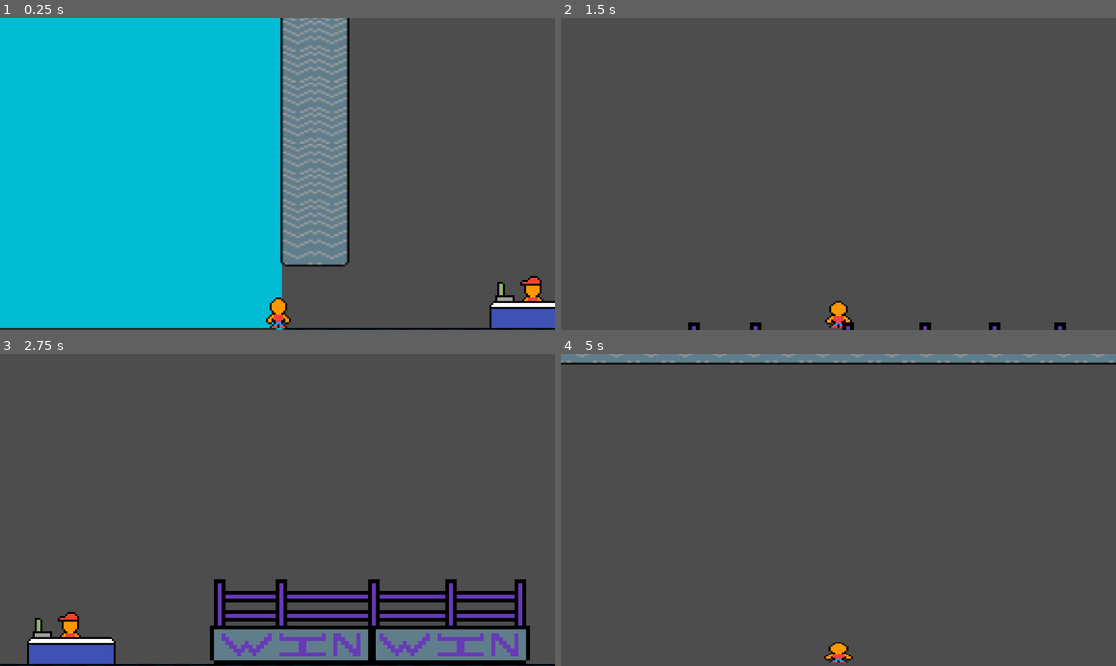
Above: before the commit, frames 1-4 (two rows, left to right).
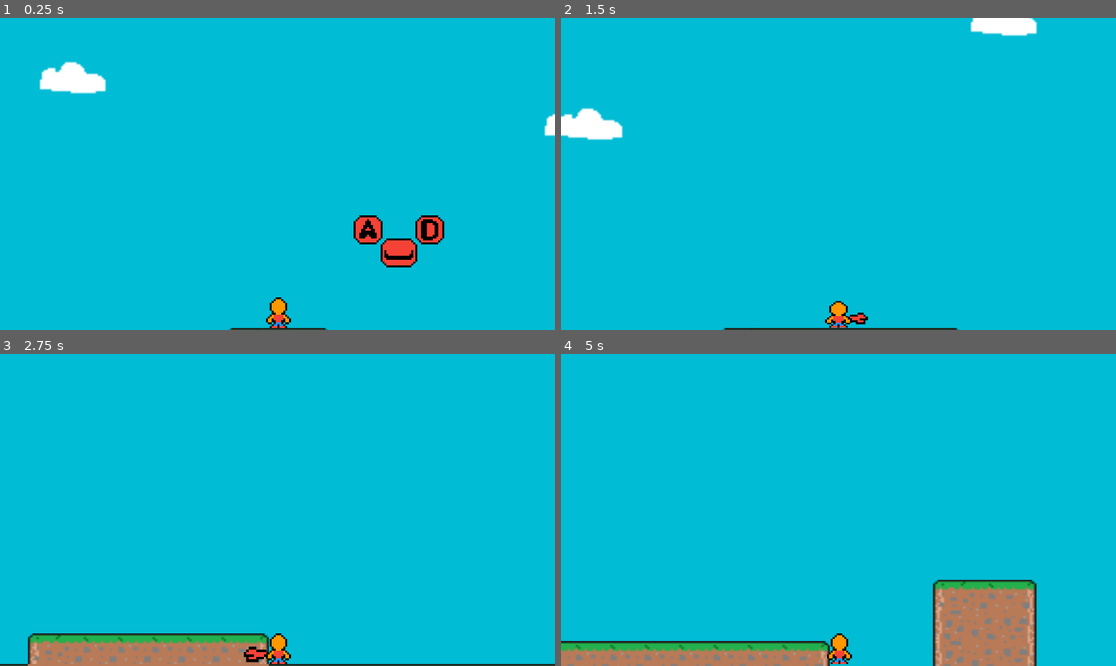
Above: after the commit, the same moments.

Repository: MonsterEugene/GMTK-2024-Boxing
Game: Godot game, scene res://gym.tscn
The game is run twice, just before and just after one commit, with the same random seed, the same clock (stepped at 60 frames per second) and the same inputs. The project has no main scene, so this scene is started directly.
Inputs:
- Up to frame 1 (0.25 s): no input
- Up to frame 2 (1.5 s): tap Enter (ui_accept) at 0.5, 0.77 s; hold Right (ui_right) from 0.53 s (still down); tap W (w) at 0.6 s; tap E (e, bound only after the commit) at 0.8, 1.35 s
- Up to frame 3 (2.75 s): tap Enter (ui_accept) at 1.52 s; tap W (w) at 1.55, 2.1 s; release Right (ui_right) at 2.03 s; hold Left (ui_left) from 2.03 s (still down); tap E (e, bound only after the commit) at 2.3 s
- Up to frame 4 (5 s): release Left (ui_left) at 2.78 s; hold Right (ui_right) 2.78-4.28 s; tap E (e, bound only after the commit) at 2.85, 3.8, 4.35 s; tap Enter (ui_accept) at 3.02, 3.77, 4.52 s; tap W (w) at 3.05, 3.6, 4.55 s; hold Left (ui_left) from 4.28 s (still down)

The runs differ from the first frame. In frame 1, 51% of the frame differs, in the area x 0-100%, y 0-100%; in frame 2, 100%; in frame 3, 100%; in frame 4, 100%.

Commit message:
about finished with main scene

Diff:
--- a/gym.tscn
+++ b/gym.tscn
@@ -1,14 +1,20 @@
-[gd_scene load_steps=13 format=3 uid="uid://d2jg27h7pdg5t"]
+[gd_scene load_steps=19 format=3 uid="uid://d2jg27h7pdg5t"]
 
 [ext_resource type="Texture2D" uid="uid://cmf6cdbrb0aks" path="res://art/blue.png" id="1_1xubb"]
 [ext_resource type="PackedScene" uid="uid://corxq7bnhorhn" path="res://trainer.tscn" id="1_4rumq"]
 [ext_resource type="Texture2D" uid="uid://dw1cvyx1r2xbf" path="res://art/cloud.png" id="2_84e2p"]
 [ext_resource type="PackedScene" uid="uid://bx8hi026f03kp" path="res://mini_game_start.tscn" id="2_cxf27"]
 [ext_resource type="Texture2D" uid="uid://cw5l1ooi1av6p" path="res://art/pixil-frame-0 (14).png" id="3_052my"]
+[ext_resource type="Texture2D" uid="uid://u8e7skvu7scu" path="res://art/A.png" id="3_117pf"]
 [ext_resource type="Texture2D" uid="uid://cbbywxefehkb7" path="res://art/pixil-frame-0 (25).png" id="4_32rk1"]
+[ext_resource type="Texture2D" uid="uid://ce6d82lrp8ix" path="res://art/D.png" id="4_wvv5f"]
 [ext_resource type="Texture2D" uid="uid://cyjvthxsf6wao" path="res://art/pixil-frame-0 (34).png" id="5_d7soa"]
+[ext_resource type="Texture2D" uid="uid://co21hdmuitdke" path="res://art/space.png" id="5_e0s5p"]
+[ext_resource type="Texture2D" uid="uid://doi8w7202cyvj" path="res://art/E.png" id="6_wi5nh"]
 [ext_resource type="Texture2D" uid="uid://mdxijnsb6dn4" path="res://art/boxing ring.png" id="8_y0crt"]
 [ext_resource type="Texture2D" uid="uid://b2scwkct0bxj0" path="res://art/scale.png" id="9_y5rgt"]
+[ext_resource type="Texture2D" uid="uid://ju28qppq640f" path="res://art/pixil-frame-0 (2).png" id="14_soc7h"]
+[ext_resource type="Texture2D" uid="uid://w2trjr4op0xh" path="res://art/pixil-frame-0 (28).png" id="15_v5ds3"]
 
 [sub_resource type="TileSetAtlasSource" id="TileSetAtlasSource_f4dbw"]
 texture = ExtResource("3_052my")
@@ -101,6 +107,65 @@
 enabled = false
 zoom = Vector2(4, 4)
 
+[node name="machines" type="Node2D" parent="."]
+position = Vector2(596, -155)
+
+[node name="Pixil-frame-0(2)" type="Sprite2D" parent="machines"]
+texture_filter = 1
+texture = ExtResource("14_soc7h")
+
+[node name="Pixil-frame-0(2)2" type="Sprite2D" parent="machines"]
+texture_filter = 1
+position = Vector2(42, 0)
+texture = ExtResource("14_soc7h")
+
+[node name="Pixil-frame-0(2)3" type="Sprite2D" parent="machines"]
+texture_filter = 1
+position = Vector2(83, 0)
+texture = ExtResource("14_soc7h")
+
+[node name="Pixil-frame-0(2)4" type="Sprite2D" parent="machines"]
+texture_filter = 1
+position = Vector2(125, 0)
+texture = ExtResource("14_soc7h")
+
+[node name="Pixil-frame-0(28)" type="Sprite2D" parent="machines"]
+texture_filter = 1
+position = Vector2(-71, 83)
+texture = ExtResource("15_v5ds3")
+
+[node name="Pixil-frame-0(28)2" type="Sprite2D" parent="machines"]
+texture_filter = 1
+position = Vector2(-38, 83)
+texture = ExtResource("15_v5ds3")
+
+[node name="Pixil-frame-0(28)3" type="Sprite2D" parent="machines"]
+texture_filter = 1
+position = Vector2(-4, 83)
+texture = ExtResource("15_v5ds3")
+
+[node name="BoxingRing" type="Sprite2D" parent="machines"]
+texture_filter = 1
+position = Vector2(-759, 129)
+scale = Vector2(2, 2)
+texture = ExtResource("8_y0crt")
+
+[node name="BoxingRing2" type="Sprite2D" parent="machines"]
+texture_filter = 1
+position = Vector2(-569, 129)
+scale = Vector2(2, 2)
+texture = ExtResource("8_y0crt")
+
+[node name="Scale" type="Sprite2D" parent="machines"]
+texture_filter = 1
+position = Vector2(-330, 152)
+texture = ExtResource("9_y5rgt")
+
+[node name="clerk" type="Sprite2D" parent="machines"]
+texture_filter = 1
+position = Vector2(-911, 157)
+texture = ExtResource("5_d7soa")
+
 [node name="Blue" type="Sprite2D" parent="."]
 position = Vector2(-1356, -94)
 scale = Vector2(37.9271, 51.5937)
@@ -161,16 +226,40 @@
 scale = Vector2(0.0527328, 0.0387644)
 texture = ExtResource("2_84e2p")
 
+[node name="A" type="Sprite2D" parent="Blue"]
+texture_filter = 1
+position = Vector2(-7.51442, 0.833434)
+scale = Vector2(0.0263664, 0.0193822)
+texture = ExtResource("3_117pf")
+
+[node name="D" type="Sprite2D" parent="Blue"]
+texture_filter = 1
+position = Vector2(-6.6707, 0.833434)
+scale = Vector2(0.0263664, 0.0193822)
+texture = ExtResource("4_wvv5f")
+
+[node name="Space" type="Sprite2D" parent="Blue"]
+texture_filter = 1
+position = Vector2(-7.09256, 1.06602)
+scale = Vector2(0.0263664, 0.0193822)
+texture = ExtResource("5_e0s5p")
+
+[node name="E" type="Sprite2D" parent="Blue"]
+texture_filter = 1
+position = Vector2(46.0884, 1.4149)
+scale = Vector2(0.0263664, 0.0193822)
+texture = ExtResource("6_wi5nh")
+
 [node name="miniGameStart" parent="." instance=ExtResource("2_cxf27")]
-position = Vector2(-47, -300)
+position = Vector2(-34, -176)
 miniGame = "punch"
 
 [node name="miniGameStart2" parent="." instance=ExtResource("2_cxf27")]
-position = Vector2(179, -301)
+position = Vector2(189, -174)
 miniGame = "lift"
 
 [node name="miniGameStart3" parent="." instance=ExtResource("2_cxf27")]
-position = Vector2(21, -239)
+position = Vector2(49, -190)
 miniGame = "run"
 
 [node name="TileMap" type="TileMap" parent="."]
@@ -179,13 +268,8 @@
 format = 2
 layer_0/tile_data = PackedInt32Array(131054, 65537, 0, 131055, 65537, 0, 131056, 65537, 0, 131057, 65537, 0, 131058, 65 …(76635 unchanged characters)…
 
-[node name="clerk" type="Sprite2D" parent="."]
-texture_filter = 1
-position = Vector2(-315, 2)
-texture = ExtResource("5_d7soa")
-
 [node name="trainer" parent="." node_paths=PackedStringArray("CamLock") instance=ExtResource("1_4rumq")]
-position = Vector2(-448, 10)
+position = Vector2(-1688, 0)
 collision_layer = 3
 collision_mask = 3
 CamLock = NodePath("../CamLock")
@@ -193,20 +277,3 @@
 [node name="Camera2D" type="Camera2D" parent="trainer"]
 position = Vector2(0, -80)
 zoom = Vector2(4, 4)
-
-[node name="BoxingRing" type="Sprite2D" parent="."]
-texture_filter = 1
-position = Vector2(-163, -26)
-scale = Vector2(2, 2)
-texture = ExtResource("8_y0crt")
-
-[node name="BoxingRing2" type="Sprite2D" parent="."]
-texture_filter = 1
-position = Vector2(27, -26)
-scale = Vector2(2, 2)
-texture = ExtResource("8_y0crt")
-
-[node name="Scale" type="Sprite2D" parent="."]
-texture_filter = 1
-position = Vector2(266, -3)
-texture = ExtResource("9_y5rgt")
--- a/project.godot
+++ b/project.godot
@@ -16,6 +16,38 @@
 
 [input]
 
+ui_left={
+"deadzone": 0.5,
+"events": [Object(InputEventKey,"resource_local_to_scene":false,"resource_name":"","device":0,"window_id":0,"alt_pressed":false,"shift_pressed":false,"ctrl_pressed":false,"meta_pressed":false,"pressed":false,"keycode":4194319,"physical_keycode":0,"key_label":0,"unicode":0,"echo":false,"script":null)
+, Object(InputEventJoypadButton,"resource_local_to_scene":false,"resource_name":"","device":0,"button_index":13,"pressure":0.0,"pressed":false,"script":null)
+, Object(InputEventJoypadMotion,"resource_local_to_scene":false,"resource_name":"","device":0,"axis":0,"axis_value":-1.0,"script":null)
+, Object(InputEventKey,"resource_local_to_scene":false,"resource_name":"","device":-1,"window_id":0,"alt_pressed":false,"shift_pressed":false,"ctrl_pressed":false,"meta_pressed":false,"pressed":false,"keycode":0,"physical_keycode":65,"key_label":0,"unicode":97,"echo":false,"script":null)
+]
+}
+ui_right={
+"deadzone": 0.5,
+"events": [Object(InputEventKey,"resource_local_to_scene":false,"resource_name":"","device":0,"window_id":0,"alt_pressed":false,"shift_pressed":false,"ctrl_pressed":false,"meta_pressed":false,"pressed":false,"keycode":4194321,"physical_keycode":0,"key_label":0,"unicode":0,"echo":false,"script":null)
+, Object(InputEventJoypadButton,"resource_local_to_scene":false,"resource_name":"","device":0,"button_index":14,"pressure":0.0,"pressed":false,"script":null)
+, Object(InputEventJoypadMotion,"resource_local_to_scene":false,"resource_name":"","device":0,"axis":0,"axis_value":1.0,"script":null)
+, Object(InputEventKey,"resource_local_to_scene":false,"resource_name":"","device":-1,"window_id":0,"alt_pressed":false,"shift_pressed":false,"ctrl_pressed":false,"meta_pressed":false,"pressed":false,"keycode":0,"physical_keycode":68,"key_label":0,"unicode":100,"echo":false,"script":null)
+]
+}
+ui_up={
+"deadzone": 0.5,
+"events": [Object(InputEventKey,"resource_local_to_scene":false,"resource_name":"","device":0,"window_id":0,"alt_pressed":false,"shift_pressed":false,"ctrl_pressed":false,"meta_pressed":false,"pressed":false,"keycode":4194320,"physical_keycode":0,"key_label":0,"unicode":0,"echo":false,"script":null)
+, Object(InputEventJoypadButton,"resource_local_to_scene":false,"resource_name":"","device":0,"button_index":11,"pressure":0.0,"pressed":false,"script":null)
+, Object(InputEventJoypadMotion,"resource_local_to_scene":false,"resource_name":"","device":0,"axis":1,"axis_value":-1.0,"script":null)
+, Object(InputEventKey,"resource_local_to_scene":false,"resource_name":"","device":-1,"window_id":0,"alt_pressed":false,"shift_pressed":false,"ctrl_pressed":false,"meta_pressed":false,"pressed":false,"keycode":0,"physical_keycode":87,"key_label":0,"unicode":119,"echo":false,"script":null)
+]
+}
+ui_down={
+"deadzone": 0.5,
+"events": [Object(InputEventKey,"resource_local_to_scene":false,"resource_name":"","device":0,"window_id":0,"alt_pressed":false,"shift_pressed":false,"ctrl_pressed":false,"meta_pressed":false,"pressed":false,"keycode":4194322,"physical_keycode":0,"key_label":0,"unicode":0,"echo":false,"script":null)
+, Object(InputEventJoypadButton,"resource_local_to_scene":false,"resource_name":"","device":0,"button_index":12,"pressure":0.0,"pressed":false,"script":null)
+, Object(InputEventJoypadMotion,"resource_local_to_scene":false,"resource_name":"","device":0,"axis":1,"axis_value":1.0,"script":null)
+, Object(InputEventKey,"resource_local_to_scene":false,"resource_name":"","device":-1,"window_id":0,"alt_pressed":false,"shift_pressed":false,"ctrl_pressed":false,"meta_pressed":false,"pressed":false,"keycode":0,"physical_keycode":83,"key_label":0,"unicode":115,"echo":false,"script":null)
+]
+}
 space={
 "deadzone": 0.5,
 "events": [Object(InputEventKey,"resource_local_to_scene":false,"resource_name":"","device":-1,"window_id":0,"alt_pressed":false,"shift_pressed":false,"ctrl_pressed":false,"meta_pressed":false,"pressed":false,"keycode":0,"physical_keycode":32,"key_label":0,"unicode":32,"echo":false,"script":null)
@@ -26,6 +58,12 @@
 "events": [Object(InputEventKey,"resource_local_to_scene":false,"resource_name":"","device":-1,"window_id":0,"alt_pressed":false,"shift_pressed":false,"ctrl_pressed":false,"meta_pressed":false,"pressed":false,"keycode":0,"physical_keycode":87,"key_label":0,"unicode":119,"echo":false,"script":null)
 ]
 }
+e={
+"deadzone": 0.5,
+"events": [Object(InputEventKey,"resource_local_to_scene":false,"resource_name":"","device":-1,"window_id":0,"alt_pressed":false,"shift_pressed":false,"ctrl_pressed":false,"meta_pressed":false,"pressed":false,"keycode":0,"physical_keycode":69,"key_label":0,"unicode":101,"echo":false,"script":null)
+, Object(InputEventKey,"resource_local_to_scene":false,"resource_name":"","device":-1,"window_id":0,"alt_pressed":false,"shift_pressed":false,"ctrl_pressed":false,"meta_pressed":false,"pressed":false,"keycode":0,"physical_keycode":81,"key_label":0,"unicode":113,"echo":false,"script":null)
+]
+}
 
 [rendering]
 
--- a/trainer.gd
+++ b/trainer.gd
@@ -2,6 +2,7 @@
 class_name trainer
 
 @export var CamLock :Node2D
+var R :bool
 
 const SPEED = 300.0
 const JUMP_VELOCITY = -400.0
@@ -36,7 +37,18 @@
 
 
 
-	if position.x > 469:
+	if velocity.x > 0:
+		R = true
+	elif velocity.x < 0:
+		R = false
+
+	if Input.is_action_just_pressed("e") and !$AnimationPlayer2.is_playing():
+		if R == true:
+			$AnimationPlayer2.play("punchR")
+		else:
+			$AnimationPlayer2.play("punchL")
+
+	if position.x > 415:
 		CamLock.get_child(0).enabled = true
 		$Camera2D.enabled = false
 	else:
--- a/trainer.tscn
+++ b/trainer.tscn
@@ -1,7 +1,8 @@
-[gd_scene load_steps=8 format=3 uid="uid://corxq7bnhorhn"]
+[gd_scene load_steps=12 format=3 uid="uid://corxq7bnhorhn"]
 
 [ext_resource type="Script" path="res://trainer.gd" id="1_ybk4f"]
 [ext_resource type="Texture2D" uid="uid://cm2j4ne5bqtgt" path="res://art/pixil-frame-0 (31).png" id="2_5xp5m"]
+[ext_resource type="Texture2D" uid="uid://cfcgpsm0w1tjj" path="res://art/glove.png" id="3_xgrp5"]
 
 [sub_resource type="CapsuleShape2D" id="CapsuleShape2D_arj45"]
 radius = 4.4
@@ -32,6 +33,78 @@
 "transitions": PackedFloat32Array(1),
 "update": 0,
 "values": [Vector2(0.5, -8)]
+}
+tracks/2/type = "value"
+tracks/2/imported = false
+tracks/2/enabled = true
+tracks/2/path = NodePath("Glove:visible")
+tracks/2/interp = 1
+tracks/2/loop_wrap = true
+tracks/2/keys = {
+"times": PackedFloat32Array(0),
+"transitions": PackedFloat32Array(1),
+"update": 1,
+"values": [true]
+}
+tracks/3/type = "value"
+tracks/3/imported = false
+tracks/3/enabled = true
+tracks/3/path = NodePath("Glove:position")
+tracks/3/interp = 1
+tracks/3/loop_wrap = true
+tracks/3/keys = {
+"times": PackedFloat32Array(0),
+"transitions": PackedFloat32Array(1),
+"update": 0,
+"values": [Vector2(7, -5)]
+}
+tracks/4/type = "value"
+tracks/4/imported = false
+tracks/4/enabled = true
+tracks/4/path = NodePath("Glove:scale")
+tracks/4/interp = 1
+tracks/4/loop_wrap = true
+tracks/4/keys = {
+"times": PackedFloat32Array(0),
+"transitions": PackedFloat32Array(1),
+"update": 0,
+"values": [Vector2(0.9, 0.9)]
+}
+tracks/5/type = "value"
+tracks/5/imported = false
+tracks/5/enabled = true
+tracks/5/path = NodePath("Glove2:visible")
+tracks/5/interp = 1
+tracks/5/loop_wrap = true
+tracks/5/keys = {
+"times": PackedFloat32Array(0),
+"transitions": PackedFloat32Array(1),
+"update": 1,
+"values": [false]
+}
+tracks/6/type = "value"
+tracks/6/imported = false
+tracks/6/enabled = true
+tracks/6/path = NodePath("Glove2:position")
+tracks/6/interp = 1
+tracks/6/loop_wrap = true
+tracks/6/keys = {
+"times": PackedFloat32Array(0),
+"transitions": PackedFloat32Array(1),
+"update": 0,
+"values": [Vector2(-7, -5)]
+}
+tracks/7/type = "value"
+tracks/7/imported = false
+tracks/7/enabled = true
+tracks/7/path = NodePath("Glove2:scale")
+tracks/7/interp = 1
+tracks/7/loop_wrap = true
+tracks/7/keys = {
+"times": PackedFloat32Array(0),
+"transitions": PackedFloat32Array(1),
+"update": 0,
+"values": [Vector2(0.9, 0.9)]
 }
 
 [sub_resource type="Animation" id="Animation_1a8ne"]
@@ -65,6 +138,7 @@
 
 [sub_resource type="Animation" id="Animation_05otx"]
 resource_name = "stand"
+length = 0.1
 tracks/0/type = "value"
 tracks/0/imported = false
 tracks/0/enabled = true
@@ -88,11 +162,122 @@
 "transitions": PackedFloat32Array(1),
 "update": 0,
 "values": [Vector2(1, 1)]
+}
+
+[sub_resource type="Animation" id="Animation_pei1v"]
+resource_name = "punchR"
+length = 0.5
+tracks/0/type = "value"
+tracks/0/imported = false
+tracks/0/enabled = true
+tracks/0/path = NodePath("Glove:visible")
+tracks/0/interp = 1
+tracks/0/loop_wrap = true
+tracks/0/keys = {
+"times": PackedFloat32Array(0, 0.5),
+"transitions": PackedFloat32Array(1, 1),
+"update": 1,
+"values": [true, false]
+}
+tracks/1/type = "value"
+tracks/1/imported = false
+tracks/1/enabled = true
+tracks/1/path = NodePath("Glove:position")
+tracks/1/interp = 1
+tracks/1/loop_wrap = true
+tracks/1/keys = {
+"times": PackedFloat32Array(0, 0.1, 0.4),
+"transitions": PackedFloat32Array(1, 1, 1),
+"update": 0,
+"values": [Vector2(7, -5), Vector2(10, -5), Vector2(11, -5)]
+}
+tracks/2/type = "value"
+tracks/2/imported = false
+tracks/2/enabled = true
+tracks/2/path = NodePath("Glove:scale")
+tracks/2/interp = 1
+tracks/2/loop_wrap = true
+tracks/2/keys = {
+"times": PackedFloat32Array(0, 0.4),
+"transitions": PackedFloat32Array(1, 1),
+"update": 0,
+"values": [Vector2(0.9, 0.9), Vector2(1.3, 1.3)]
+}
+
+[sub_resource type="Animation" id="Animation_w55h3"]
+resource_name = "punchL"
+length = 0.5
+tracks/0/type = "value"
+tracks/0/imported = false
+tracks/0/enabled = true
+tracks/0/path = NodePath("Glove2:visible")
+tracks/0/interp = 1
+tracks/0/loop_wrap = true
+tracks/0/keys = {
+"times": PackedFloat32Array(0, 0.5),
+"transitions": PackedFloat32Array(1, 1),
+"update": 1,
+"values": [true, false]
+}
+tracks/1/type = "value"
+tracks/1/imported = false
+tracks/1/enabled = true
+tracks/1/path = NodePath("Glove2:position")
+tracks/1/interp = 1
+tracks/1/loop_wrap = true
+tracks/1/keys = {
+"times": PackedFloat32Array(0, 0.1, 0.4),
+"transitions": PackedFloat32Array(1, 1, 1),
+"update": 0,
+"values": [Vector2(-7, -5), Vector2(-10, -5), Vector2(-11, -5)]
+}
+tracks/2/type = "value"
+tracks/2/imported = false
+tracks/2/enabled = true
+tracks/2/path = NodePath("Glove2:scale")
+tracks/2/interp = 1
+tracks/2/loop_wrap = true
+tracks/2/keys = {
+"times": PackedFloat32Array(0, 0.4),
+"transitions": PackedFloat32Array(1, 1),
+"update": 0,
+"values": [Vector2(0.9, 0.9), Vector2(1.3, 1.3)]
+}
+
+[sub_resource type="Animation" id="Animation_uvdka"]
+resource_name = "noGlove"
+length = 0.1
+tracks/0/type = "value"
+tracks/0/imported = false
+tracks/0/enabled = true
+tracks/0/path = NodePath("Glove2:visible")
+tracks/0/interp = 1
+tracks/0/loop_wrap = true
+tracks/0/keys = {
+"times": PackedFloat32Array(0),
+"transitions": PackedFloat32Array(1),
+"update": 1,
+"values": [false]
+}
+tracks/1/type = "value"
+tracks/1/imported = false
+tracks/1/enabled = true
+tracks/1/path = NodePath("Glove:visible")
+tracks/1/interp = 1
+tracks/1/loop_wrap = true
+tracks/1/keys = {
+"times": PackedFloat32Array(0),
+"transitions": PackedFloat32Array(1),
+"update": 1,
+"values": [false]
 }
 
 [sub_resource type="AnimationLibrary" id="AnimationLibrary_5ljfn"]
 _data = {
 "RESET": SubResource("Animation_56mtk"),
+"noGlove": SubResource("Animation_uvdka"),
+"punchL": SubResource("Animation_w55h3"),
+"punchR": SubResource("Animation_pei1v"),
 "run": SubResource("Animation_1a8ne"),
 "stand": SubResource("Animation_05otx")
 }
@@ -110,7 +295,27 @@
 shape = SubResource("CapsuleShape2D_arj45")
 
 [node name="AnimationPlayer" type="AnimationPlayer" parent="."]
-autoplay = "stand"
+autoplay = "noGlove"
 libraries = {
 "": SubResource("AnimationLibrary_5ljfn")
 }
+
+[node name="AnimationPlayer2" type="AnimationPlayer" parent="."]
+autoplay = "noGlove"
+libraries = {
+"": SubResource("AnimationLibrary_5ljfn")
+}
+
+[node name="Glove" type="Sprite2D" parent="."]
+texture_filter = 1
+position = Vector2(7, -5)
+scale = Vector2(0.9, 0.9)
+texture = ExtResource("3_xgrp5")
+
+[node name="Glove2" type="Sprite2D" parent="."]
+visible = false
+texture_filter = 1
+position = Vector2(-7, -5)
+scale = Vector2(0.9, 0.9)
+texture = ExtResource("3_xgrp5")
+flip_h = true
Binary file added: art/A.png
Not shown, added: art/A.png.import
Binary file added: art/D.png
Not shown, added: art/D.png.import
Binary file added: art/E.png
Not shown, added: art/E.png.import
Binary file added: art/glove.png
Not shown, added: art/glove.png.import
Binary file added: art/space.png
Not shown, added: art/space.png.import
